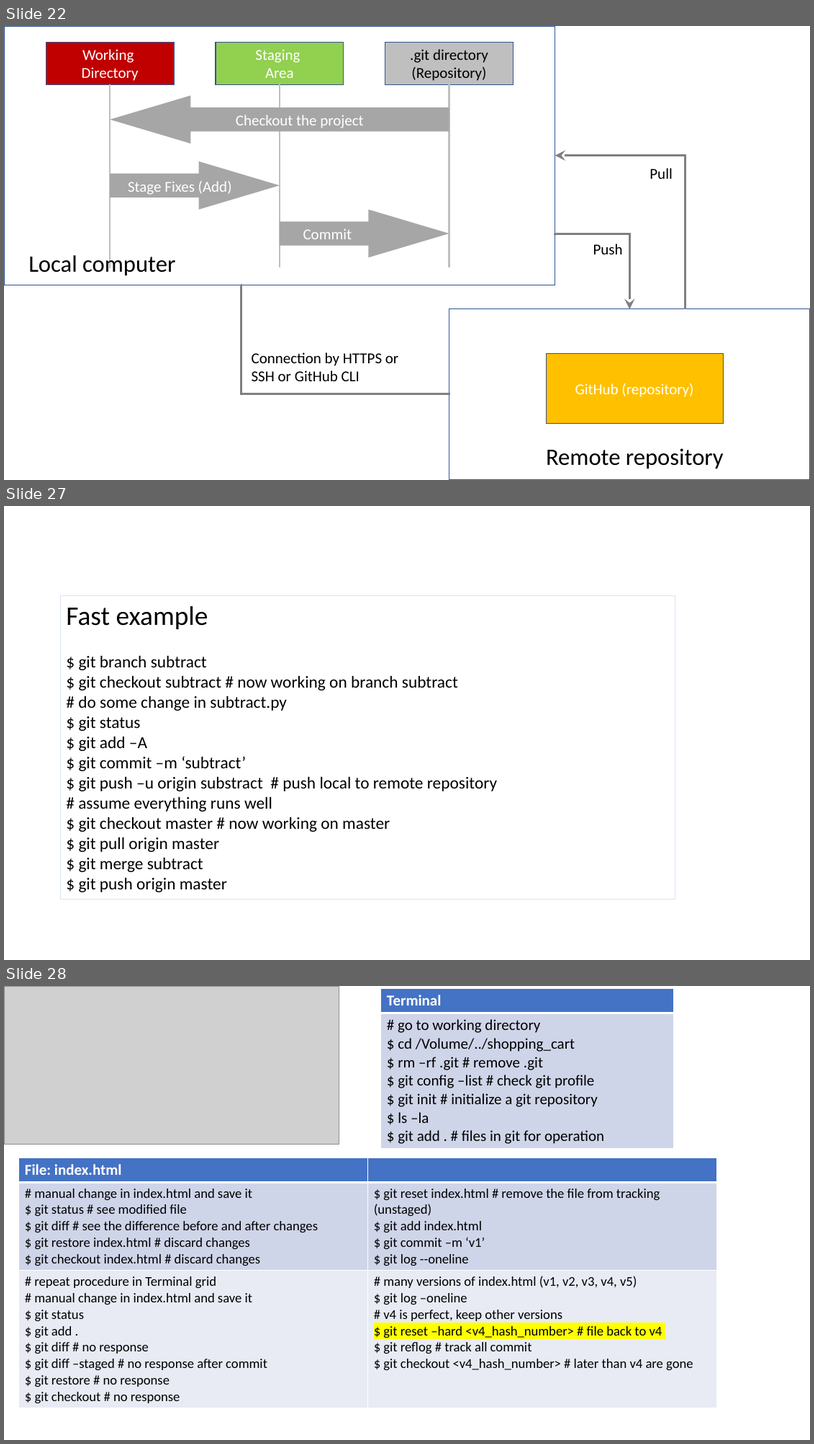
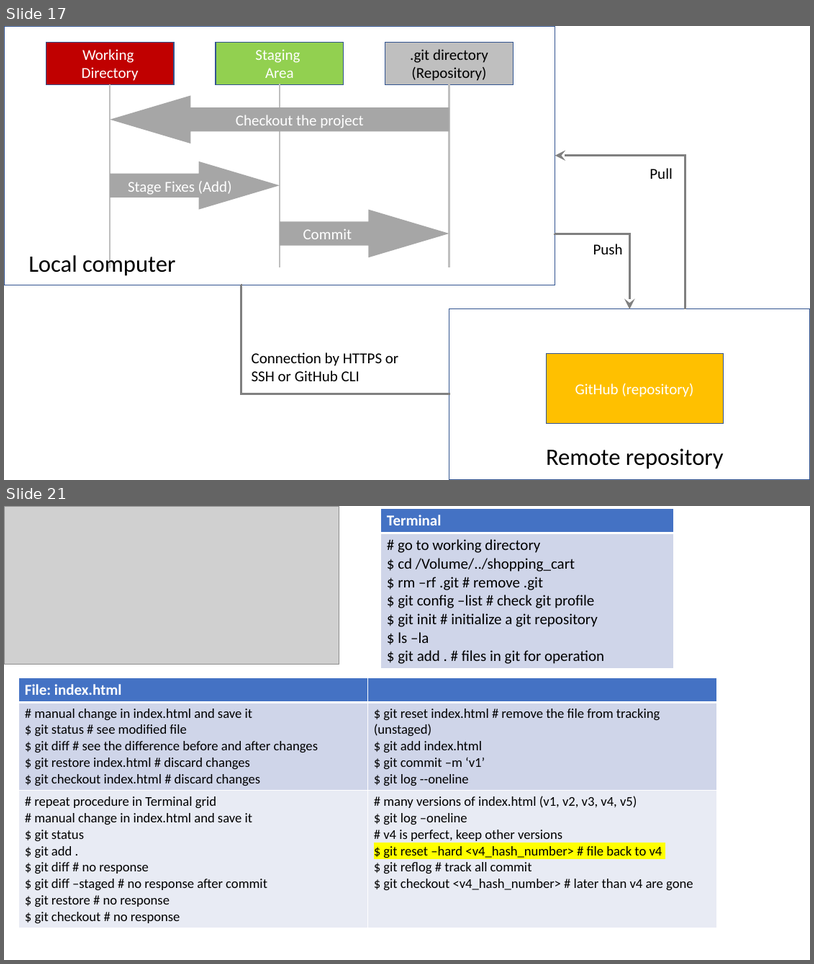
Before and after one commit to xlyuan2018/git_github_tutorial, a slide deck: Git_GitHub.pptx. Shown one above the other, each under a label of ours: slides 22, 27 and 28 before the commit, slides 17 and 21 after it; the slides between them are not shown. The pictures are 814x1444 and 814x964 pixels, drawn with LibreOffice and Linux fonts; fonts in the diff are those of the drawing; grey boxes stand for pictures. Boxes give left, top, right and bottom in pixels: in the first picture for what was removed or moved away, otherwise in the second. Text is boxed around its words. In the diff, an @@ line names an element or a change of style, - is before the commit and + after.

Commit message:
test branch

```diff
--- a/Git_GitHub.pptx
+++ b/Git_GitHub.pptx
@@ slide 27 removed at bbox=[4, 506, 810, 960], background #FFFFFF @@
@@ rectangle removed at bbox=[60, 595, 676, 899] @@
-Fast example
-$ git branch subtract
-$ git checkout subtract # now working on branch subtract
-# do some change in subtract.py
-$ git status
-$ git add –A
-$ git commit –m ‘subtract’
-$ git push –u origin substract # push local to remote repository
-# assume everything runs well
-$ git checkout master # now working on master
-$ git pull origin master
-$ git merge subtract
-$ git push origin master
@@ what was slide 22 is now slide 17 @@
@@ what was slide 28 is now slide 21 @@
```
Also in this commit, not shown: 18 slides changed, 1 slide added, 4 other slides removed, 2 other files.
